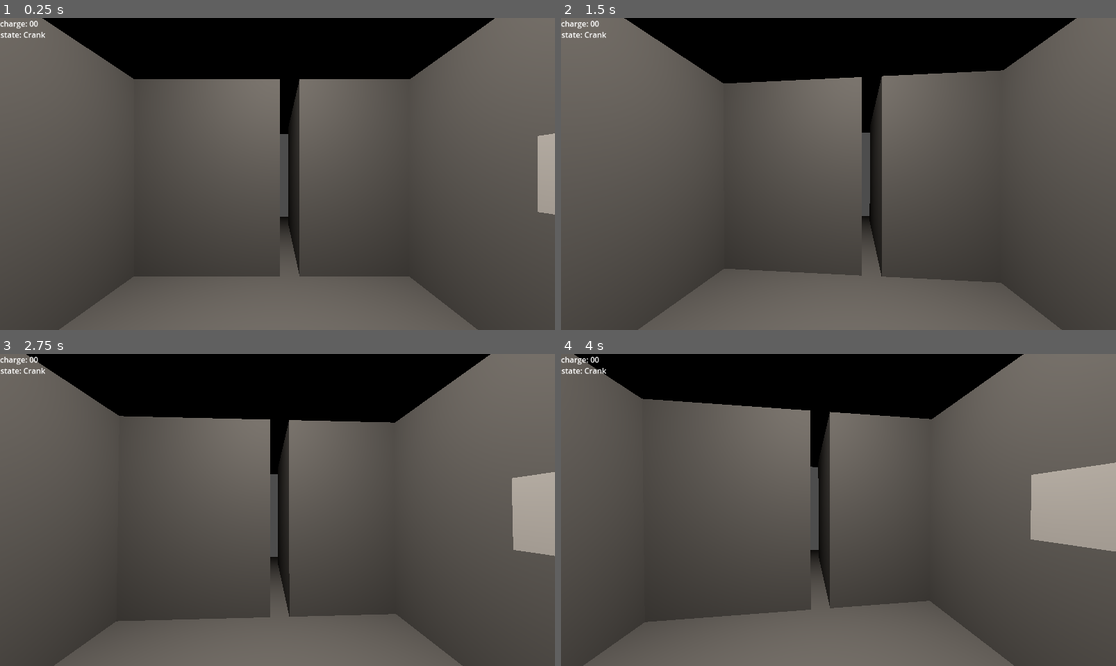
Above: before the commit, frames 1-4 (two rows, left to right).
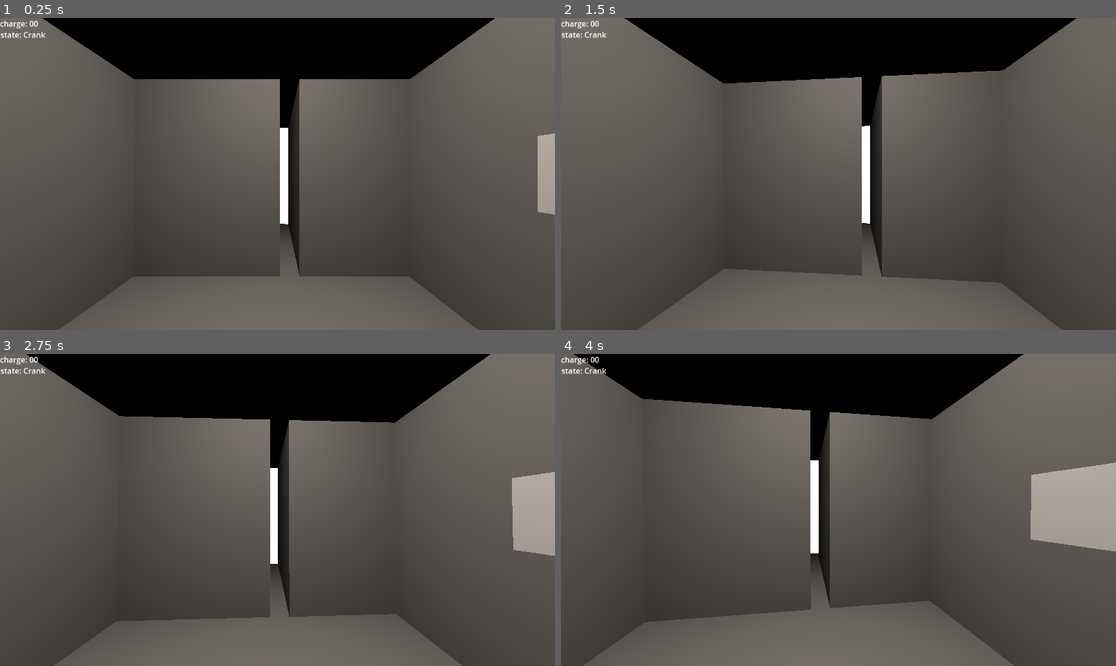
Above: after the commit, the same moments.

Repository: DerBrezel/elevator-pitch
Game: Godot game, scene res://scene_elevator_test.tscn
Same seed, same stepped clock (60 frames per second), same inputs: the game is played once before the commit and once after it.
Inputs (mouse positions are in pixels of both pictures, inside the frame that each line leads up to):
- Up to frame 1 (0.25 s): no input
- Up to frame 2 (1.5 s): tap Enter at 0.5 s; move the mouse to (866, 174) at 0.52 s; hold 1 (1) 0.53-1.28 s; tap Space at 1.25 s; move the mouse to (810, 174) at 1.27 s; tap 1 (1) at 1.35 s
- Up to frame 3 (2.75 s): tap Enter at 2 s; move the mouse to (288, 503) at 2.02 s; hold 2 (2) from 2.03 s (still down); tap 1 (1) at 2.3 s
- Up to frame 4 (4 s): tap Space at 2.75 s; move the mouse to (832, 516) at 2.77 s; release 2 (2) at 2.78 s; tap 3 (3) at 2.85 s; tap 1 (1) at 3.05, 3.8 s; tap Enter at 3.5 s; move the mouse to (877, 513) at 3.52 s; hold 4 (4) from 3.53 s (still down)

The runs differ from the first frame. In frame 1, 0.5% of the frame differs, in the area x 50-52%, y 35-67%; in frame 2, 0.5%, in the area x 54-56%, y 34-66%; in frame 3, 0.4%; in frame 4, 0.4%.

Commit message:
feat: elevator go brr

Diff:
--- a/elevator/scripts/elevator_door_light.gd
+++ b/elevator/scripts/elevator_door_light.gd
@@ -8,5 +8,11 @@
 
 # Called every frame. 'delta' is the elapsed time since the previous frame.
 func _process(delta: float) -> void:
+	if Elevator.machine.current_state.name == "MoveUp":
+		speed = -0.1
+	elif Elevator.machine.current_state.name == "MoveDown":
+		speed = 0.1
+	else:
+		return
 	position.y += speed
 	position.y = wrapf(position.y, -10, 10)
